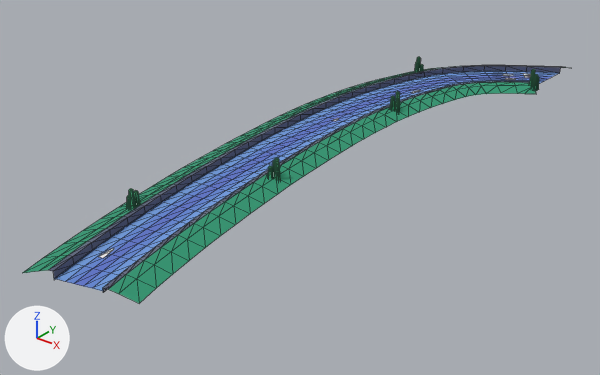
The glTF model public/assets/toycar/set-brook-e.glb: old version first, new version second.
One viewpoint serves both versions: a camera (50 mm lens) standing at (17.6, -21.3, 11.6) and looking at (0.6, -0.1, -1.6). The axes (+X, +Y, +Z) are drawn at lower left. The lights are the same throughout. The picture after the commit comes second. Mesh edges are drawn as thin lines. Vertices at exactly the same position are counted once.

Objects in the first picture: 'drape_brook', 'drape_turf'.
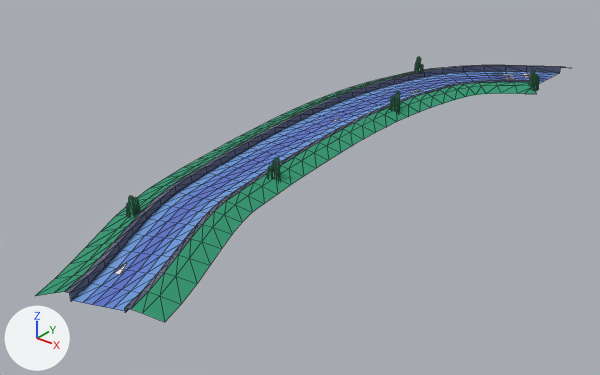
The change, as a diff of the scene's bpy script:
```diff
--- a/public/assets/toycar/set-brook-e.glb.py
+++ b/public/assets/toycar/set-brook-e.glb.py
@@ me_drape_brook @@
 # used by ob_drape_brook; location = (0.0, 0.0, 0.0)
-me_drape_brook.from_pydata(...)  # 716 vertices, 1024 faces; spans x -1.2..4.5, y -10.9..13.9, z -0.1..0.8
+me_drape_brook.from_pydata(...)  # 716 vertices, 1024 faces; spans x -1.2..4.5, y -11.3..13.9, z -0.1..0.8
+# me_drape_brook part 1: the loose piece of 4 vertices spanning x 1.0..1.3, y -9.5..-8.9, z 0.1 is moved by (1.0, -0.3, 0.0)
+# me_drape_brook part 2: the loose piece of 20 vertices spanning x -0.3..-0.1, y -7.2..-7.0, z -0.1..0.8 is moved by (0.4, -0.3, 0.0)
+# me_drape_brook part 3: the loose piece of 20 vertices spanning x -0.5..-0.3, y -7.1..-6.9, z -0.1..0.5 is moved by (0.4, -0.3, 0.0)
+# me_drape_brook part 4: the loose piece of 20 vertices spanning x -0.4..-0.1, y -7.0..-6.8, z 0.0..0.6 is moved by (0.4, -0.3, 0.0)
+# me_drape_brook part 5: 86 of 716 vertices moved; they spanned x -0.3..2.7, y -10.9..-5.0, z 0.0..0.3 and now span x -0.3..3.8, y -11.3..-5.0, z 0.0..0.3; mean shift (0.7, -0.2, 0.0); largest move (0.9, -10.9, 0.3) -> (2.1, -11.3, 0.3)
 me_drape_brook.materials.append(mat_colormap)
@@ me_drape_turf @@
 # used by ob_drape_turf; location = (0.0, 0.0, 0.0)
-me_drape_turf.from_pydata(...)  # 192 vertices, 248 faces; spans x -2.1..4.6, y -11.2..15.0, z 0.0..0.3
+me_drape_turf.from_pydata(...)  # 192 vertices, 248 faces; spans x -2.1..4.7, y -11.6..15.0, z 0.0..0.3
+# me_drape_turf part 6: 48 of 192 vertices moved; they spanned x -1.2..3.6, y -11.2..-4.9, z 0.0..0.3 and now span x -1.2..4.7, y -11.6..-4.8, z 0.0..0.3; mean shift (0.6, -0.2, 0.0); largest move (0.1, -11.2, 0.0) -> (1.2, -11.6, 0.0)
 me_drape_turf.materials.append(mat_colormap)
```

Changed parts and their boxes [x1, y1, x2, y2] in the pictures (600 x 375 px; the box of a moved part takes in the faces that stretch with it):
'drape_brook', reshaped (8% taller): before [49, 57, 561, 293]; after [65, 57, 561, 313]
'drape_turf', reshaped (8% taller): before [23, 66, 568, 303]; after [35, 66, 568, 322]
part 1 of me_drape_brook, moved or reshaped: before [99, 248, 113, 258]; after [114, 264, 127, 274]
part 2 of me_drape_brook, moved or reshaped: before [129, 189, 136, 208]; after [129, 196, 136, 216]
part 3 of me_drape_brook, moved or reshaped: before [127, 195, 130, 207]; after [127, 202, 129, 215]
part 4 of me_drape_brook, moved or reshaped: before [134, 190, 140, 205]; after [134, 198, 140, 212]
part 5 of me_drape_brook, moved or reshaped: before [49, 175, 239, 293]; after [65, 175, 239, 313]
part 6 of me_drape_turf, moved or reshaped: before [23, 177, 256, 303]; after [35, 177, 256, 322]
